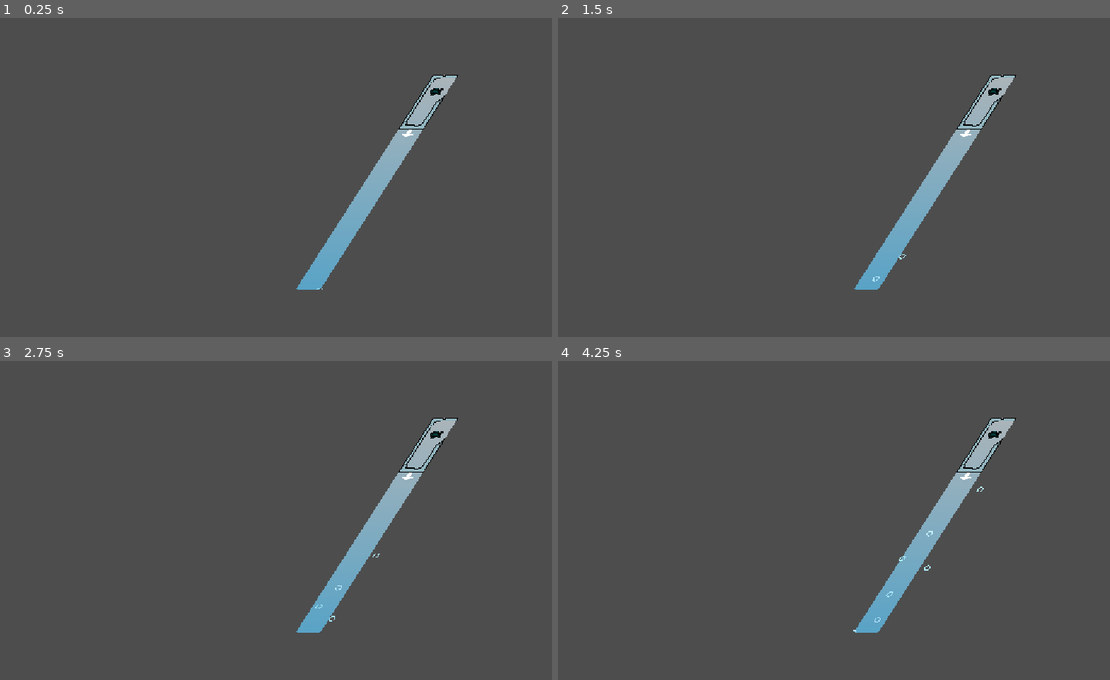
Above: before the commit, frames 1-4 (two rows, left to right).
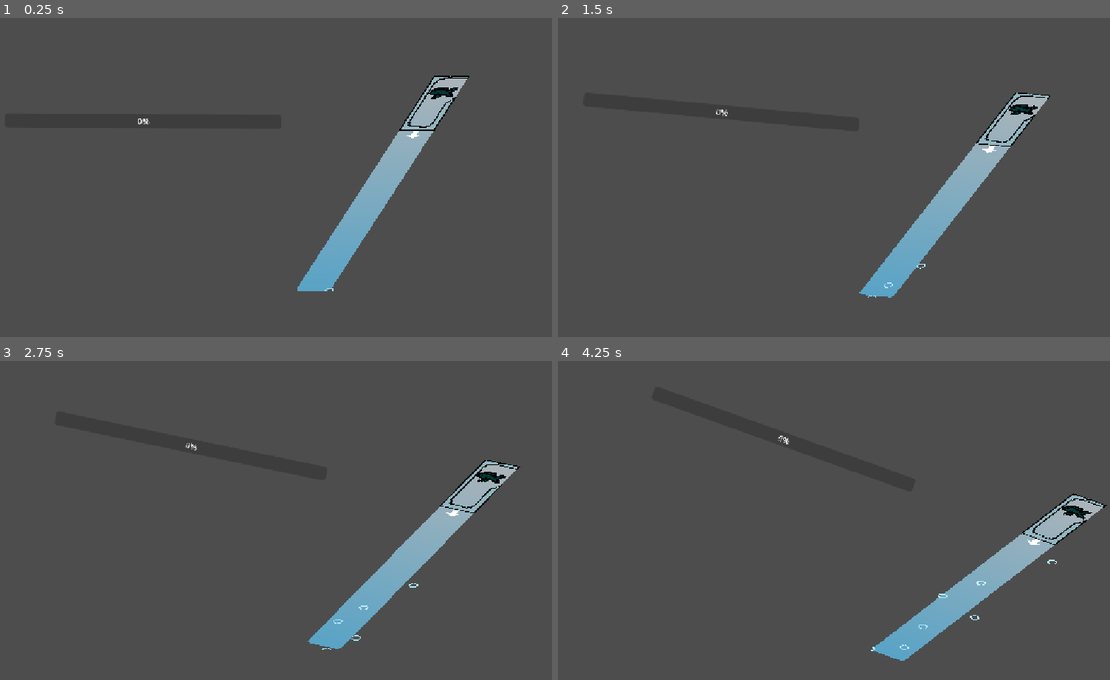
Above: after the commit, the same moments.

Repository: apia46/fish-game
Game: Godot game, scene res://scenes/level_1.tscn
Two runs of this game, one before a commit and one after it. Both use one fixed random seed, a clock stepped at 60 frames per second and the inputs below. This scene is started directly instead of the project's main scene.
Inputs (mouse positions are in pixels of both pictures, inside the frame that each line leads up to):
- Up to frame 1 (0.25 s): no input
- Up to frame 2 (1.5 s): tap Enter at 0.5 s; move the mouse to (944, 167) at 0.52 s; click (944, 167) at 0.67 s; tap Space at 0.77 s; move the mouse to (696, 199) at 1.27 s; click (696, 199) at 1.42 s
- Up to frame 3 (2.75 s): tap Space at 1.52 s; move the mouse to (314, 453) at 2.02 s; click (314, 453) at 2.17 s
- Up to frame 4 (4.25 s): move the mouse to (784, 593) at 2.77 s; click (784, 593) at 2.92 s; tap Space at 3.02, 3.77 s; move the mouse to (994, 574) at 3.52 s; click (994, 574) at 3.67 s

The runs differ from the first frame. In frame 1, 1.9% of the frame differs, in the area x 25-86%, y 17-86%; in frame 2, 6.2%; in frame 3, 7.3%; in frame 4, 7.4%, in the area x 39-100%, y 17-94%.
Error before the commit: Invalid access to property or key 'scene' on a base object of type 'null instance'. (res://scripts/Fish.gd:27)
Error after the commit: Invalid access to property or key 'scene' on a base object of type 'null instance'. (res://scripts/Fish.gd:29)

Commit message:
tilting

Diff:
--- a/scenes/game.tscn
+++ b/scenes/game.tscn
@@ -12,24 +12,6 @@
 grow_horizontal = 2
 grow_vertical = 2
 script = ExtResource("1_lbhrr")
-
-[node name="progressBar" type="ProgressBar" parent="." unique_id=384789264]
-unique_name_in_owner = true
-layout_mode = 0
-offset_left = 82.0
-offset_top = 190.0
-offset_right = 622.0
-offset_bottom = 217.0
-max_value = 1.0
-step = 0.0
-
-[node name="accuracyLabel" type="Label" parent="." unique_id=1319495304]
-unique_name_in_owner = true
-layout_mode = 0
-offset_left = 140.0
-offset_top = 84.0
-offset_right = 548.0
-offset_bottom = 107.0
 
 [node name="startButton" type="Button" parent="." unique_id=1953275521]
 unique_name_in_owner = true
--- /dev/null
+++ b/scenes/hud.tscn
@@ -0,0 +1,31 @@
+[gd_scene format=3 uid="uid://b6quwdbby6tdn"]
+
+[ext_resource type="Script" uid="uid://do6nr0frw4scd" path="res://scripts/Hud.gd" id="1_ahhtf"]
+
+[node name="hud" type="Control" unique_id=98241740]
+layout_mode = 3
+anchors_preset = 15
+anchor_right = 1.0
+anchor_bottom = 1.0
+grow_horizontal = 2
+grow_vertical = 2
+mouse_filter = 2
+script = ExtResource("1_ahhtf")
+
+[node name="progressBar" type="ProgressBar" parent="." unique_id=1318831120]
+unique_name_in_owner = true
+layout_mode = 0
+offset_left = 82.0
+offset_top = 190.0
+offset_right = 622.0
+offset_bottom = 217.0
+max_value = 1.0
+step = 0.0
+
+[node name="accuracyLabel" type="Label" parent="." unique_id=1476308416]
+unique_name_in_owner = true
+layout_mode = 0
+offset_left = 140.0
+offset_top = 84.0
+offset_right = 548.0
+offset_bottom = 107.0
--- a/scenes/level_1.tscn
+++ b/scenes/level_1.tscn
@@ -3,6 +3,7 @@
 [ext_resource type="Script" uid="uid://de33vfaf2ybl" path="res://scripts/Level1.gd" id="1_3hls8"]
 [ext_resource type="PackedScene" uid="uid://cidlu1tm38goi" path="res://scenes/bar.tscn" id="2_hbghi"]
 [ext_resource type="PackedScene" uid="uid://djiryeqeslta2" path="res://scenes/shark_fish.tscn" id="3_rus8k"]
+[ext_resource type="PackedScene" uid="uid://b6quwdbby6tdn" path="res://scenes/hud.tscn" id="4_5xbjy"]
 
 [node name="level1" type="Control" unique_id=2110232996]
 layout_mode = 3
@@ -13,26 +14,36 @@
 grow_vertical = 2
 script = ExtResource("1_3hls8")
 
-[node name="c" type="Control" parent="." unique_id=1001552048]
+[node name="pivot" type="Control" parent="." unique_id=1249224386]
+unique_name_in_owner = true
 layout_mode = 1
-anchors_preset = 6
-anchor_left = 1.0
-anchor_top = 0.5
-anchor_right = 1.0
-anchor_bottom = 0.5
-offset_left = -40.0
-offset_top = -212.0
-offset_bottom = 212.0
-grow_horizontal = 0
-grow_vertical = 2
+anchors_preset = 7
+anchor_left = 0.5
+anchor_top = 1.0
+anchor_right = 0.5
+anchor_bottom = 1.0
+grow_horizontal = 2
+grow_vertical = 0
 
-[node name="n" type="Node2D" parent="c" unique_id=1017569228]
-scale = Vector2(1, 0.99999994)
+[node name="n" type="Node2D" parent="pivot" unique_id=1017569228]
+position = Vector2(536, -536)
+scale = Vector2(1, 0.9999999)
 skew = 0.5707227
 
-[node name="bar" parent="c/n" unique_id=418979998 instance=ExtResource("2_hbghi")]
+[node name="bar" parent="pivot/n" unique_id=418979998 instance=ExtResource("2_hbghi")]
+unique_name_in_owner = true
 offset_left = -190.99998
 offset_right = -142.99998
+scale = Vector2(1.4, 1)
 
-[node name="fish" parent="c/n/bar" unique_id=982120841 instance=ExtResource("3_rus8k")]
+[node name="fish" parent="pivot/n/bar" unique_id=982120841 instance=ExtResource("3_rus8k")]
 position = Vector2(25.827612, 40.403526)
+scale = Vector2(1.5, 1.5)
+
+[node name="hud" parent="pivot" unique_id=98241740 instance=ExtResource("4_5xbjy")]
+unique_name_in_owner = true
+layout_mode = 1
+offset_left = -576.0
+offset_top = -648.0
+offset_right = -576.0
+offset_bottom = -648.0
--- a/scenes/tutorial.tscn
+++ b/scenes/tutorial.tscn
@@ -12,6 +12,7 @@
 [ext_resource type="Texture2D" uid="uid://bbl6dbx7f3bor" path="res://assets/title/a.png" id="10_vrdqu"]
 [ext_resource type="Texture2D" uid="uid://bw7ekkg0h1mm4" path="res://assets/title/m.png" id="11_cmspm"]
 [ext_resource type="Texture2D" uid="uid://berl5l1gpbirt" path="res://assets/title/e.png" id="12_ikfo1"]
+[ext_resource type="PackedScene" uid="uid://b6quwdbby6tdn" path="res://scenes/hud.tscn" id="13_ej4tf"]
 
 [node name="tutorial" type="Control" unique_id=950066903]
 layout_mode = 3
@@ -103,3 +104,7 @@
 
 [node name="e" type="Sprite2D" parent="title" unique_id=1350784131]
 texture = ExtResource("12_ikfo1")
+
+[node name="hud" parent="." unique_id=98241740 instance=ExtResource("13_ej4tf")]
+unique_name_in_owner = true
+layout_mode = 1
--- a/scripts/Bar.gd
+++ b/scripts/Bar.gd
@@ -5,6 +5,10 @@
 @onready var fish:Fish = $"fish"
 
 func start() -> void:
-    player.active = true
-    fish.active = true
-    fish.start()
+	player.active = true
+	fish.active = true
+	fish.start()
+
+func stop() -> void:
+	player.active = false
+	fish.active = false
--- a/scripts/Fish.gd
+++ b/scripts/Fish.gd
@@ -5,6 +5,8 @@
 @onready var game:Game = $"/root/game"
 @onready var bar:Bar = get_parent()
 @onready var collision:Area2D = %collision
+
+const HALF_HEIGHT:float = 16
 
 var timers_id_iter:int = 0
 
@@ -29,7 +31,7 @@
 func _process(delta: float) -> void:
 	if !active: return
 	position += velocity * delta
-	position.y = clamp(position.y, self.HALF_HEIGHT, bar.size.y-self.HALF_HEIGHT)
+	position.y = clamp(position.y, HALF_HEIGHT, bar.size.y-HALF_HEIGHT)
 	if !has_state(STATE_NONPROGRESS):
 		time += delta
 		if touching_player():
@@ -39,13 +41,13 @@
 			time_unhooked += delta
 			progress -= delta / 40
 	progress = clamp(progress, self.PHASES[phase], 1)
-	game.progress_bar.value = progress
+	level.hud.progress_bar.value = progress
 	if progress >= 1: level.win()
 	elif progress > self.PHASES[phase+1]:
 		phase += 1
 		phase_increased()
 	var accuracy:float = 1 - time_unhooked/time
-	game.accuracy_label.text = "Accuracy: %.1f%%" % (accuracy * 100)
+	level.hud.accuracy_label.text = "Accuracy: %.1f%%" % (accuracy * 100)
 
 func touching_player() -> bool: return bar.player.collision in %collision.get_overlapping_areas()
 
@@ -91,4 +93,5 @@
 			timers.erase(id)
 			states.erase(id)
 
+@abstract func start() -> void
 @abstract func phase_increased() -> void
--- a/scripts/Game.gd
+++ b/scripts/Game.gd
@@ -1,8 +1,6 @@
 extends Control
 class_name Game
 
-@onready var progress_bar:ProgressBar = %progressBar
-@onready var accuracy_label:Label = %accuracyLabel
 @onready var win_text:Label = %winText
 @onready var scene:Control
 
@@ -11,13 +9,13 @@
 	add_child(scene)
 
 func _start() -> void:
-	scene.start()
+	#scene.start()
+	start_level_1()
 	%startButton.queue_free()
 
 func start_level_1() -> void:
 	scene.queue_free()
 	scene = preload("res://scenes/level_1.tscn").instantiate()
 	add_child(scene)
-	await get_tree().process_frame
-	var tween:Tween = get_tree().create_tween().set_ignore_time_scale()
-	tween.tween_property(Engine, ^"time_scale", 1, 0.3)
+	await get_tree().create_timer(0.5).timeout
+	scene.start()
--- /dev/null
+++ b/scripts/Hud.gd
@@ -0,0 +1,5 @@
+extends Control
+class_name Hud
+
+@onready var progress_bar:ProgressBar = %progressBar
+@onready var accuracy_label:Label = %accuracyLabel
--- a/scripts/Intro.gd
+++ b/scripts/Intro.gd
@@ -12,8 +12,8 @@
 	if line < len(lines) - 1:
 		if timer >= 1.5:
 			lines[line].modulate.a = 1
-			if line == 3: timer = -1
-			else: timer = 0
+			if line == 3: timer -= 2.5
+			else: timer -= 1.5
 			line += 1
 	if line < len(lines):
 		lines[line].modulate.a = clamp(timer,0,1)
@@ -25,4 +25,5 @@
 			var tween:Tween = get_tree().create_tween()
 			tween.tween_property(self, ^"modulate", Color(Color.WHITE, 0), 0.5)
 			tween.tween_callback(queue_free)
+		elif line == 3: timer = 2.5
 		else: timer = 1.5
--- a/scripts/Level.gd
+++ b/scripts/Level.gd
@@ -3,5 +3,8 @@
 class_name Level
 
 @onready var game:Game = $"/root/game"
+@onready var hud:Hud = %hud
+
+@abstract func start() -> void
 
 @abstract func win() -> void
--- a/scripts/Level1.gd
+++ b/scripts/Level1.gd
@@ -1,5 +1,23 @@
 extends Level
 class_name Level1
+
+var tilt_velocity:float = 0
+var tilt:float = 0
+
+func start() -> void:
+	%bar.start()
+
+func _process(delta: float) -> void:
+	tilt_velocity += (%bar.size.y*0.3 - %bar.player.position.y) * delta * 0.04
+	tilt_velocity *= 0.97
+	tilt += tilt_velocity * delta
+	if tilt > 10:
+		tilt = 10
+		if tilt_velocity > 0: tilt_velocity *= -0.6
+	if tilt < -2:
+		tilt = -2
+		if tilt_velocity < 0: tilt_velocity *= -0.6
+	%pivot.rotation = tilt * 0.05
 
 func win() -> void:
 	var tween:Tween = get_tree().create_tween().set_ignore_time_scale()
--- a/scripts/SharkFish.gd
+++ b/scripts/SharkFish.gd
@@ -1,8 +1,10 @@
 extends Fish
 class_name SharkFish
 
-func win() -> void:
-    pass
+const PHASES:Array[float] = [0, 0.5, 1]
+
+func start() -> void:
+	position.x = bar.size.x/2
 
 func phase_increased() -> void:
-    pass
+	pass
--- a/scripts/Tutorial.gd
+++ b/scripts/Tutorial.gd
@@ -62,9 +62,10 @@
 	tutorial_text.text = "Press space to dash, which gives a small amount of progress."
 
 func win() -> void:
+	game.win_text.visible = true
+	%bar.stop()
+
 	var tween:Tween = get_tree().create_tween().set_ignore_time_scale()
-	tween.tween_property(Engine, ^"time_scale", 0, 0.3)
-	tween.tween_callback(func(): game.win_text.visible = true)
 	tween.tween_interval(0.5)
 	tween.tween_callback(func(): game.win_text.visible = false)
 	tween.tween_callback(game.start_level_1)
--- a/scripts/TutorialFish.gd
+++ b/scripts/TutorialFish.gd
@@ -4,7 +4,6 @@
 const STATE_TARGET:int = 2
 const STATE_DASH:int = 3
 
-const HALF_HEIGHT:float = 16
 const PHASES:Array[float] = [0, 0.5, 1]
 
 func start() -> void:
Not shown, added: scripts/Hud.gd.uid
